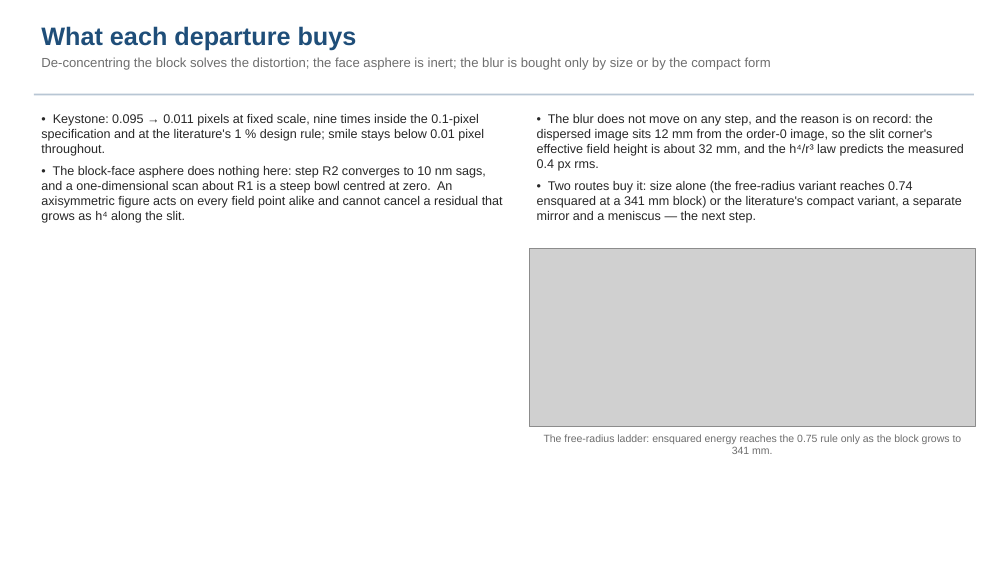
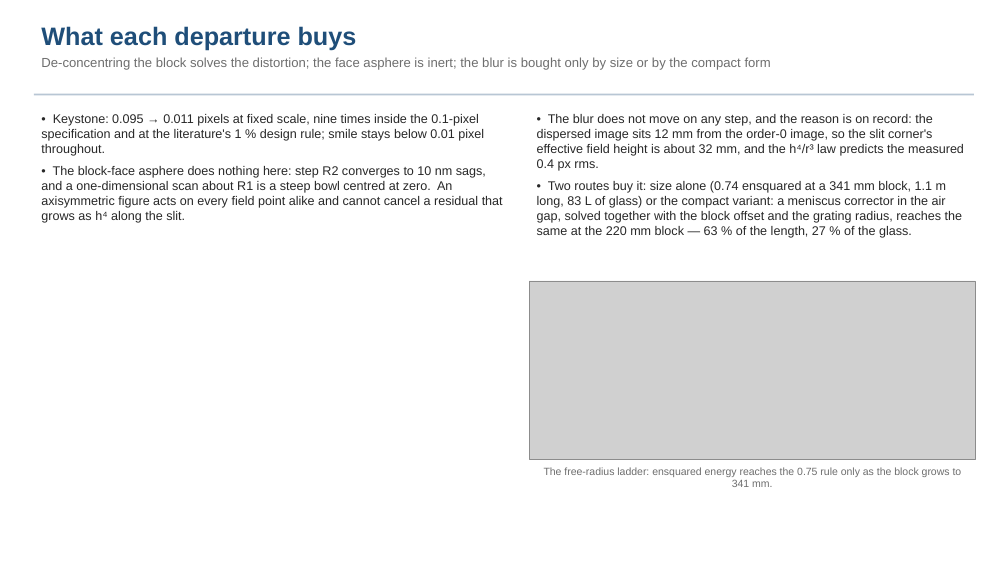
Before and after one commit to nasa-jpl/macos, a slide deck: slide 11 of demo_session/deck_dyson.pptx. Drawn at 1008x567 pixels with LibreOffice and Linux fonts; fonts in the diff are those of the drawing; grey boxes stand for pictures. Boxes give left, top, right and bottom in pixels: in the first picture for what was removed or moved away, otherwise in the second. Text is boxed around its words. In the diff, an @@ line names an element or a change of style, - is before the commit and + after.

```diff
--- a/demo_session/deck_dyson.pptx
+++ b/demo_session/deck_dyson.pptx
@@ text at box(537, 181, 962, 238): text changed @@
-• Two routes buy it: size alone (the free-radius variant reaches 0.74 ensquared at a 341 mm block) or the literature's compact variant, a separate mirror and a meniscus — the next step.
+• Two routes buy it: size alone (0.74 ensquared at a 341 mm block, 1.1 m long, 83 L of glass) or the compact variant: a meniscus corrector in the air gap, solved together with the block offset and the grating radius, reaches the same at the 220 mm block — 63 % of the length, 27 % of the glass.
@@ picture: place and size @@
-picture at box(529, 248, 975, 426)
+picture at box(529, 281, 975, 460)
@@ text "The free-radius ladder: ensquared energy ...": place and size @@
-text "The free-radius ladder: ensquared energy ..." at box(544, 434, 962, 454)
+text "The free-radius ladder: ensquared energy ..." at box(544, 467, 962, 487)
```
Also in this commit, not shown: 6 other slides changed, 6 slides added, 11 other files.
